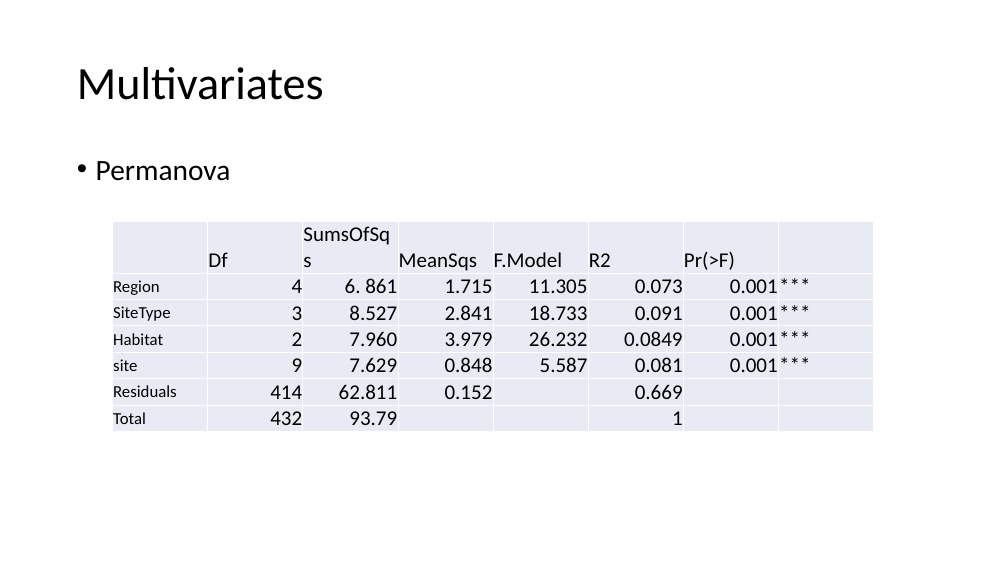
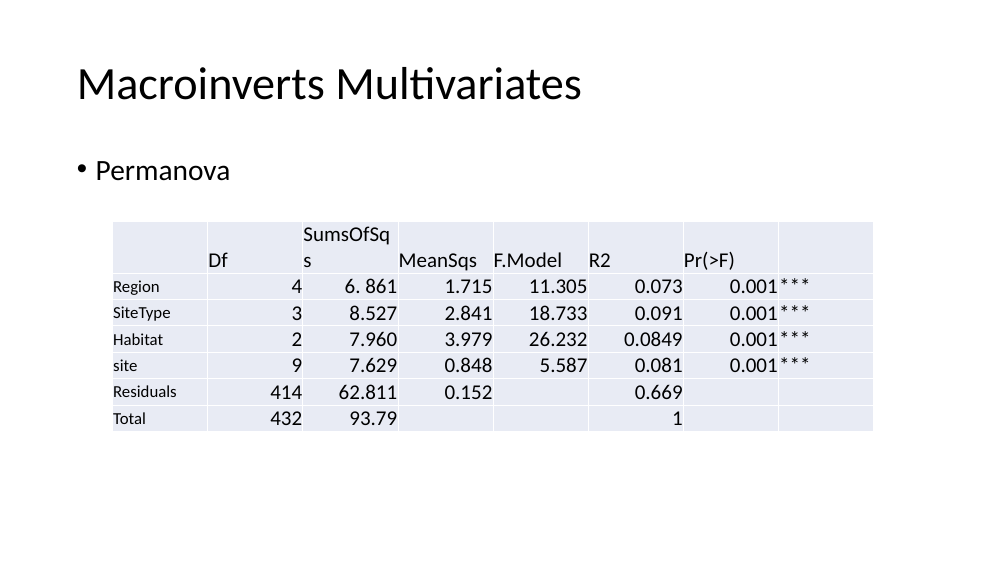
Before and after one commit to rosehartman/FRPreport2018, a slide deck: slide 16 of May phase IV analyses.pptx (slide 8 before the commit). Drawn at 1008x567 pixels with LibreOffice and Linux fonts; fonts in the diff are those of the drawing. Boxes give left, top, right and bottom in pixels: in the first picture for what was removed or moved away, otherwise in the second. Text is boxed around its words. In the diff, an @@ line names an element or a change of style, - is before the commit and + after.

```diff
--- a/May phase IV analyses.pptx
+++ b/May phase IV analyses.pptx
@@ title at bbox=[77, 67, 582, 100]: text changed @@
-Multivariates
+Macroinverts Multivariates
```
Also in this commit, not shown: 4 other slides changed, 9 slides added, 1 slide removed, 9 other files.
